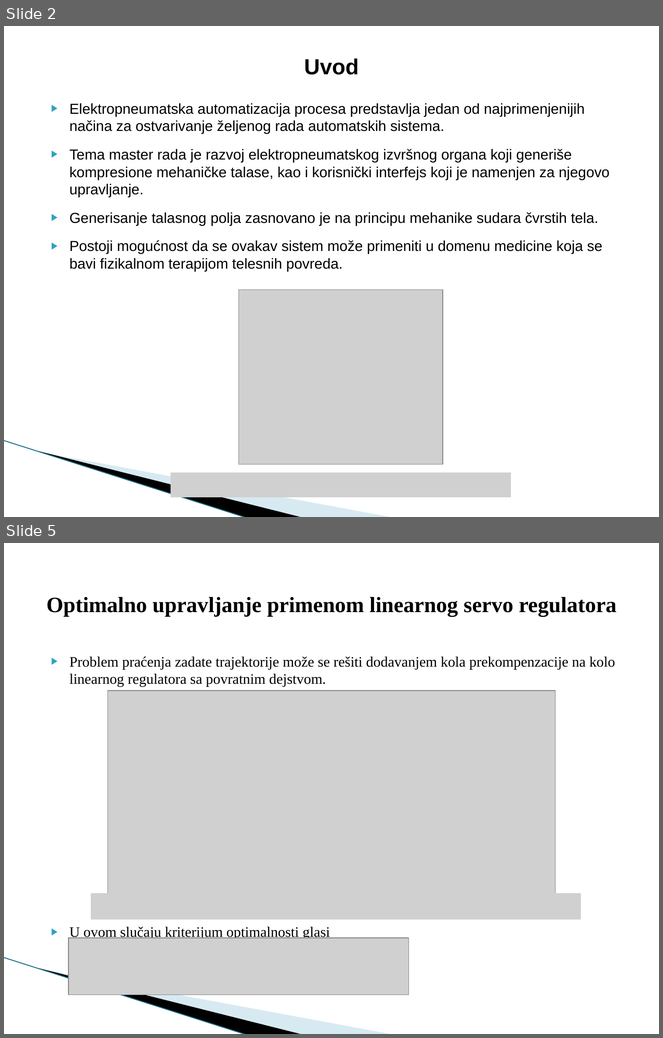
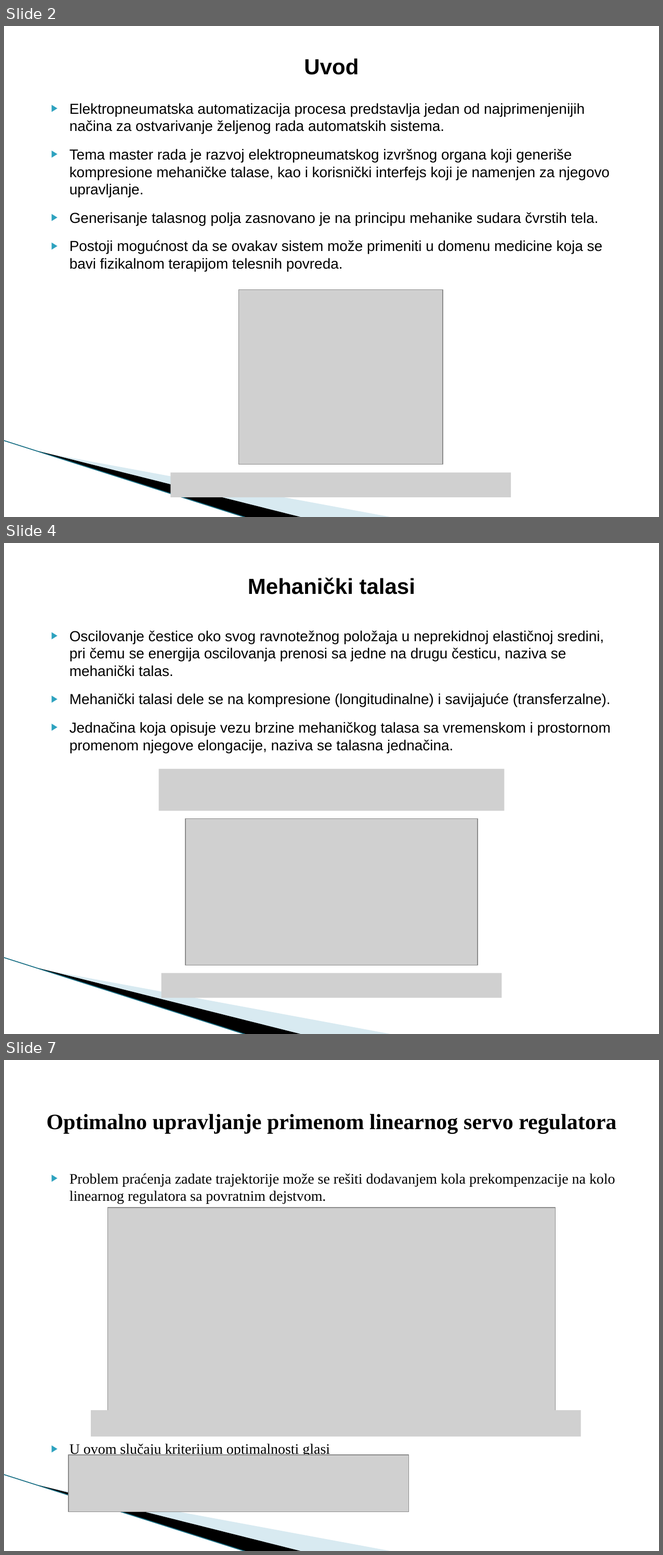
Before and after one commit to nikolaristic1995/Choice_Maker, a slide deck: Master rad/prezentacija/Master rad.pptx. Shown one above the other, each under a label of ours: slides 2 and 5 before the commit, slides 2, 4 and 7 after it; the slides between them are not shown. The pictures are 663x1038 and 663x1555 pixels, drawn with LibreOffice and Linux fonts; fonts in the diff are those of the drawing; grey boxes stand for pictures; background and template pictures are left out. Boxes give left, top, right and bottom in pixels: in the first picture for what was removed or moved away, otherwise in the second. Text is boxed around its words. In the diff, an @@ line names an element or a change of style, - is before the commit and + after.

Commit message:
stigao do kompresionih talasa u prezentaciji

```diff
--- a/Master rad/prezentacija/Master rad.pptx
+++ b/Master rad/prezentacija/Master rad.pptx
@@ slide 4 added at (4, 543, 659, 1034), background #FFFFFF; not listed: 3 template elements that a slide beside it also shows @@
@@ title added at (248, 577, 415, 594), 24 pt, text #000000, bold @@
+Mehanički talasi
@@ text added at (70, 630, 611, 753), 16 pt, text #000000 @@
+▶ Oscilovanje čestice oko svog ravnotežnog položaja u neprekidnoj elastičnoj sredini, pri čemu se energija oscilovanja prenosi sa jedne na drugu česticu, naziva se mehanički talas.
+▶ Mehanički talasi dele se na kompresione (longitudinalne) i savijajuće (transferzalne).
+▶ Jednačina koja opisuje vezu brzine mehaničkog talasa sa vremenskom i prostornom promenom njegove elongacije, naziva se talasna jednačina.
@@ picture added at (158, 769, 505, 811) @@
@@ picture added at (185, 819, 478, 966) @@
@@ picture added at (161, 974, 502, 999) @@
@@ what was slide 5 is now slide 7 @@
```
Also in this commit, not shown: 3 other slides added, 2 slides removed, 8 other files.
